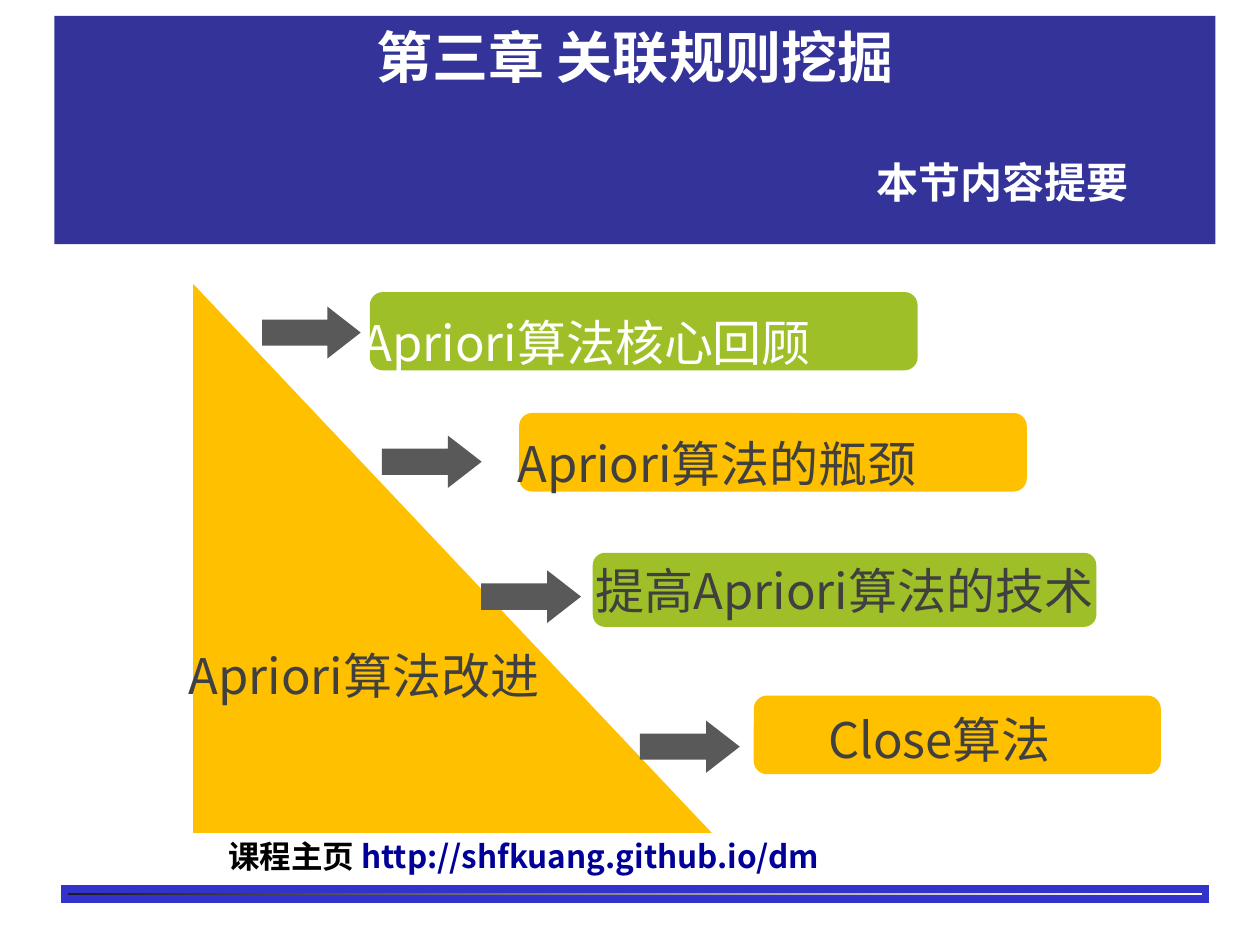
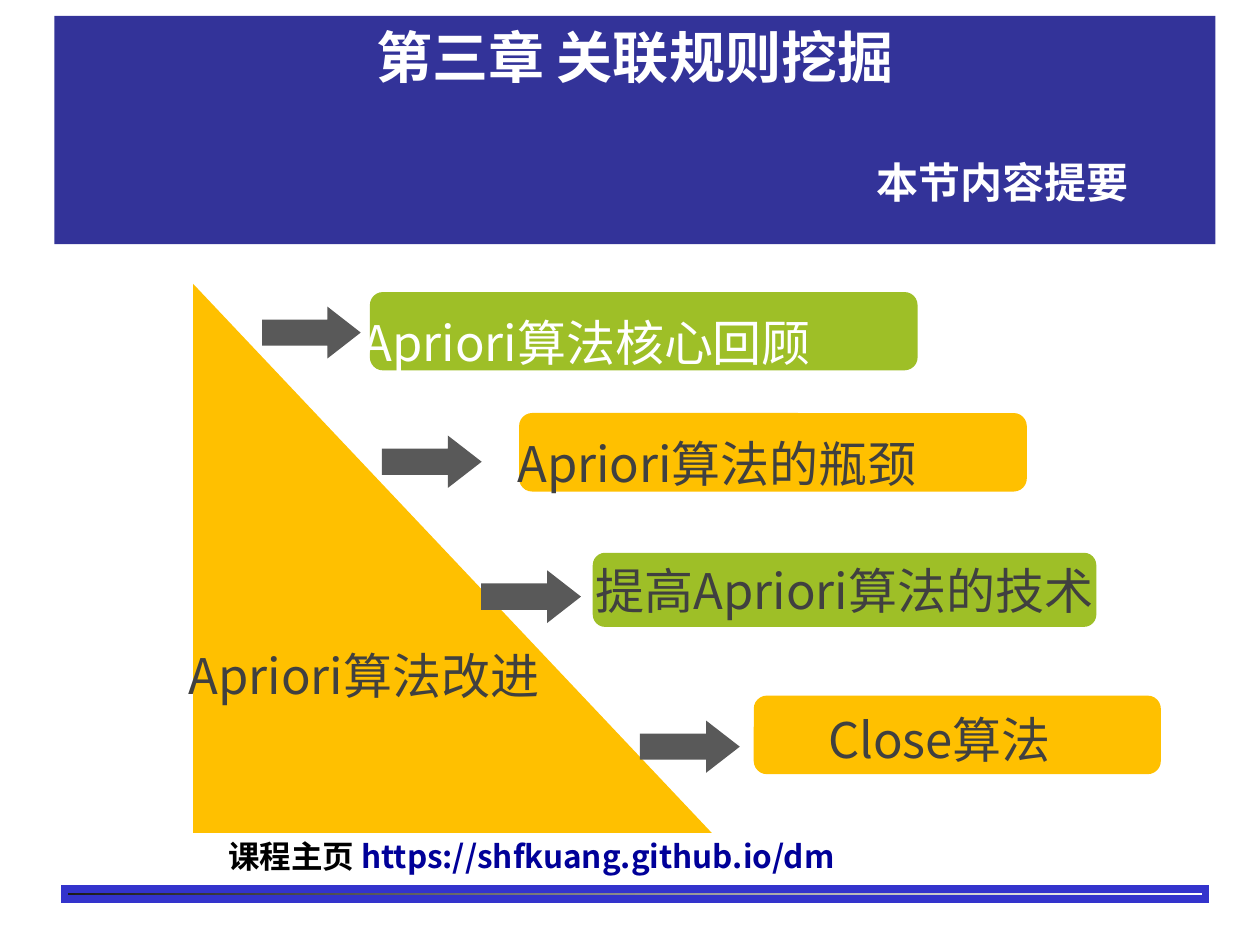
Before and after one commit to shfkuang/shfkuang.github.io, a slide deck: slide 1 of dm/ch3.2.ppt. Drawn at 1260x945 pixels with LibreOffice and Linux fonts; fonts in the diff are those of the drawing; background and template pictures are left out. Boxes give left, top, right and bottom in pixels: in the first picture for what was removed or moved away, otherwise in the second. Text is boxed around its words. In the diff, an @@ line names an element or a change of style, - is before the commit and + after.

```diff
--- a/dm/ch3.2.ppt
+++ b/dm/ch3.2.ppt
@@ text at box(228, 841, 834, 876): text changed @@
-课程主页 http://shfkuang.github.io/dm
+课程主页 https://shfkuang.github.io/dm
```
Also in this commit, not shown: 5 other files.
